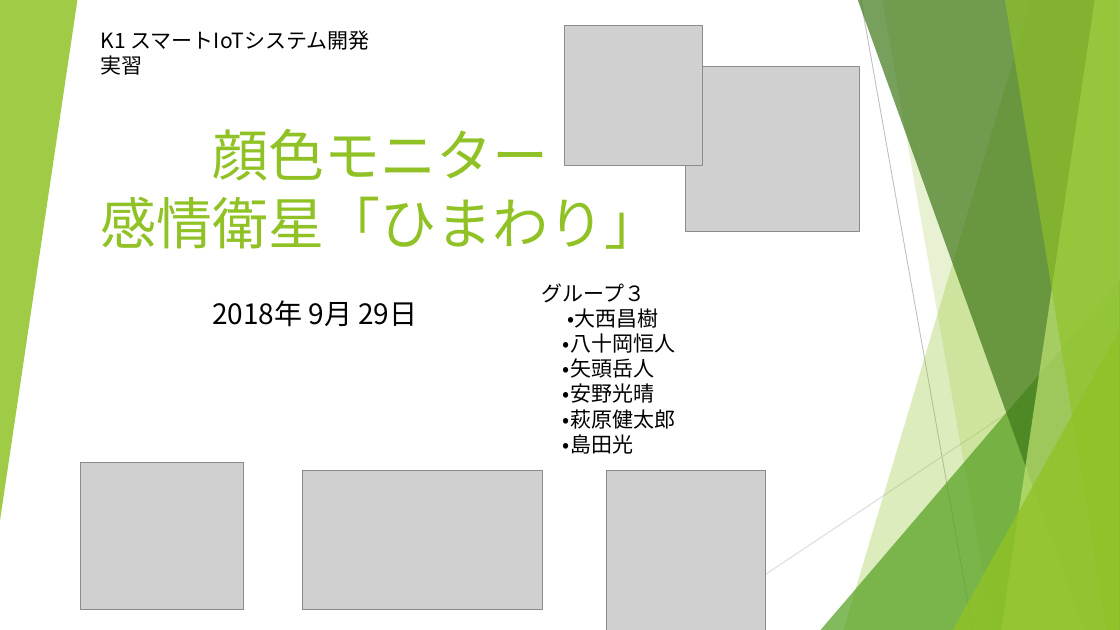
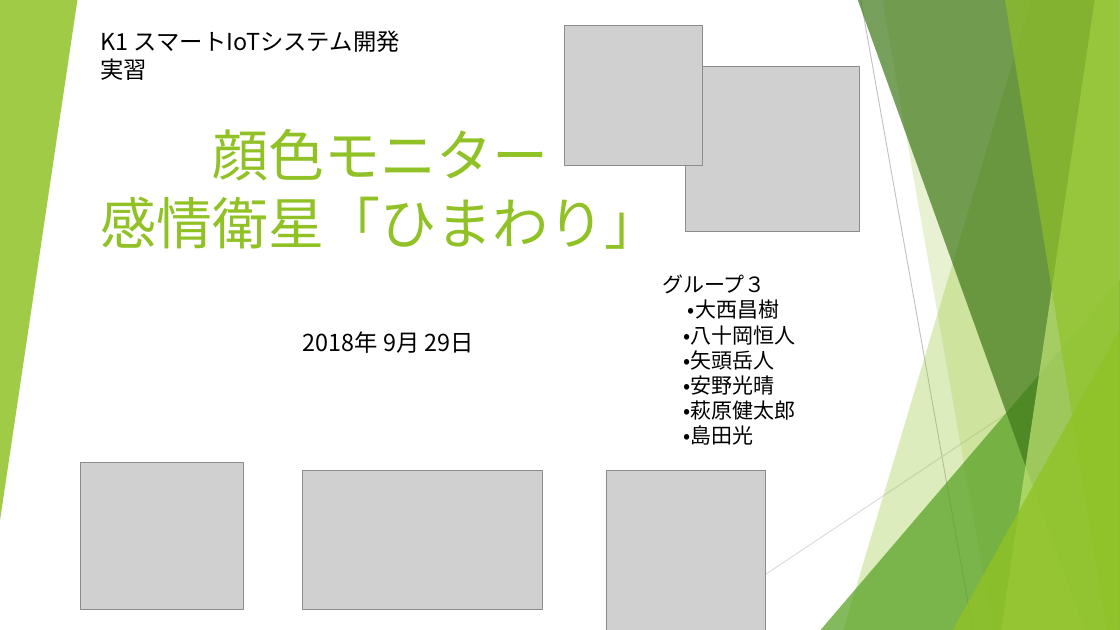
Before and after one commit to Smart-SE/sse2018-group3, a slide deck: slide 1 of oonishi/感情衛星「ひまわり」の発表シナリオ.pptx. Drawn at 1120x630 pixels with LibreOffice and Linux fonts; fonts in the diff are those of the drawing; grey boxes stand for pictures. Boxes give left, top, right and bottom in pixels: in the first picture for what was removed or moved away, otherwise in the second. Text is boxed around its words. In the diff, an @@ line names an element or a change of style, - is before the commit and + after.

```diff
--- a/oonishi/感情衛星「ひまわり」の発表シナリオ.pptx
+++ b/oonishi/感情衛星「ひまわり」の発表シナリオ.pptx
@@ text "K1 スマートIoTシステム開発実習" at (101,30,400,52): size 18 to 20 pt @@
@@ text "グループ３": place and size @@
-text "グループ３" at (542,283,675,454)
+text "グループ３" at (662,274,795,445)
@@ text "2018年 9月 29日": place and size @@
-text "2018年 9月 29日" at (212,300,417,327)
+text "2018年 9月 29日" at (303,331,474,353)
@@ text "2018年 9月 29日" at (303,331,474,353): size 24 to 20 pt @@
```
Also in this commit, not shown: 3 other slides changed, 2 slides added, 1 slide removed.
